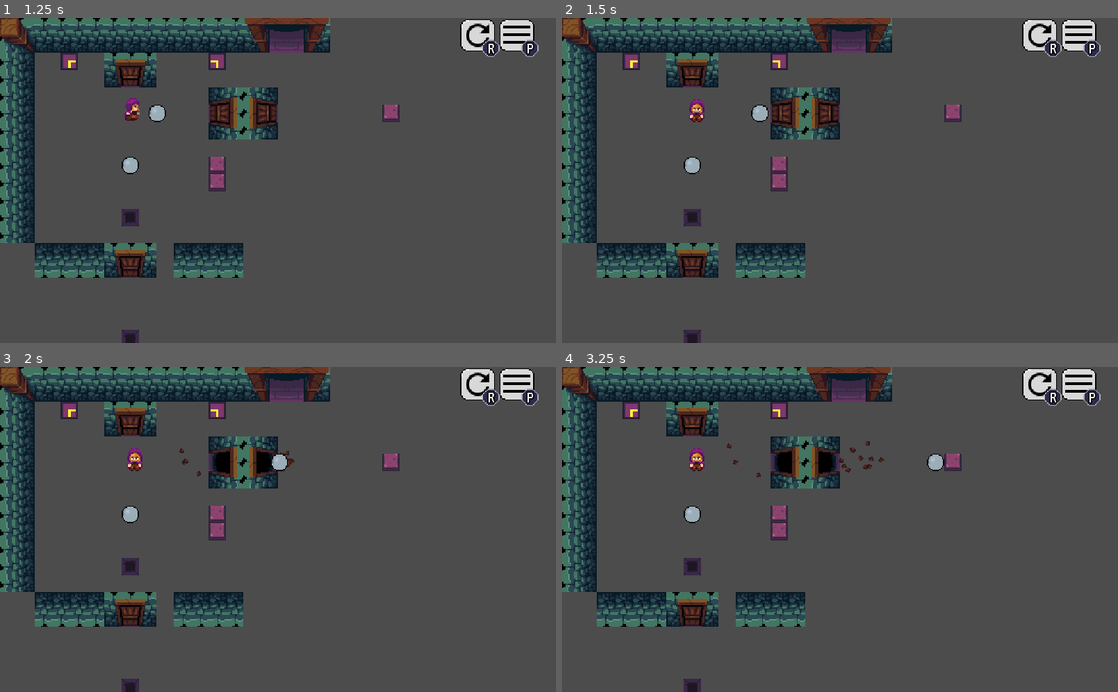
Above: before the commit, frames 1-4 (two rows, left to right).
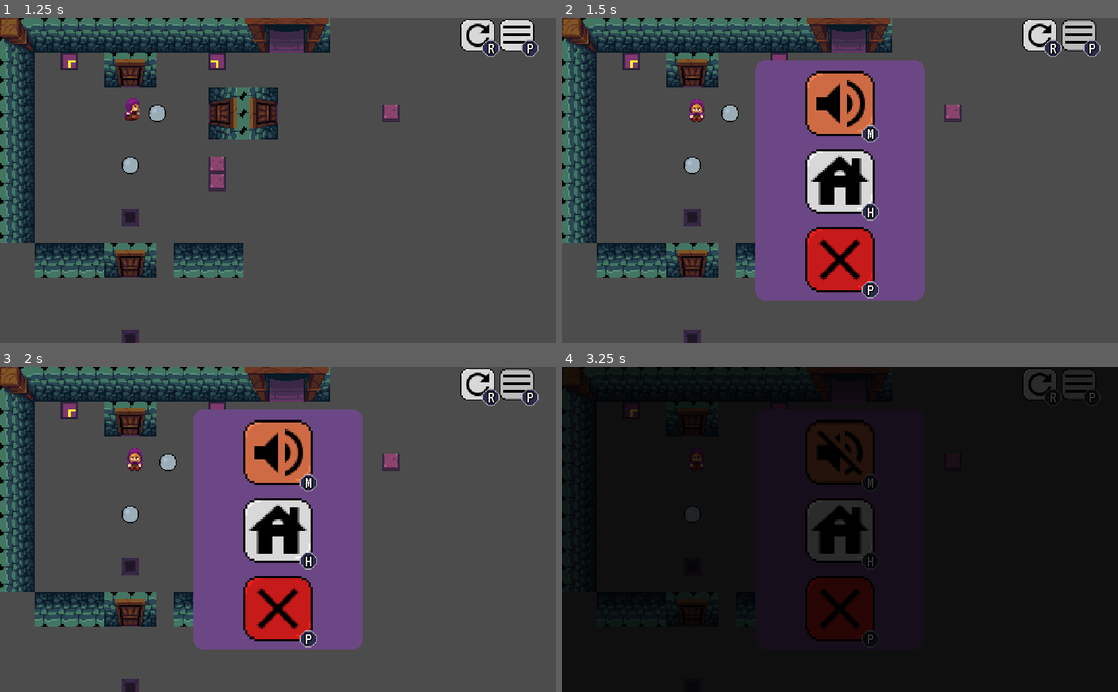
Above: after the commit, the same moments.

Repository: bc5g15/rock-push
Game: Godot game, scene res://Debug.tscn
Two runs of this game, one before a commit and one after it. Both use one fixed random seed, a clock stepped at 60 frames per second and the inputs below.
Inputs (mouse positions are in pixels of both pictures, inside the frame that each line leads up to):
- Up to frame 1 (1.25 s): tap Enter (ui_accept) at 0.5, 0.77 s; hold D (right) from 0.53 s (still down)
- Up to frame 2 (1.5 s): release D (right) at 1.25 s; click (1079, 34) at 1.25 s
- Up to frame 3 (2 s): no input
- Up to frame 4 (3.25 s): click (840, 451) at 2.02 s; click (840, 529) at 2.77 s

Frame 1 is identical in both runs. In frame 2, 23% of the frame differs, in the area x 28-97%, y 0-87%; in frame 3, 23%; in frame 4, 99%, in the area x 0-100%, y 0-100%.

Commit message:
Stopped fade controller from blocking mouse input

Diff:
--- a/Experiments/FadeController.tscn
+++ b/Experiments/FadeController.tscn
@@ -18,8 +18,7 @@
 "values": [ Color( 0, 0, 0, 1 ), Color( 0, 0, 0, 0 ) ]
 }
 
-[sub_resource type="Animation" id=1]
-resource_name = "FadeOut"
+[sub_resource type="Animation" id=2]
 length = 0.5
 tracks/0/type = "value"
 tracks/0/path = NodePath("ColorRect:color")
@@ -41,12 +40,13 @@
 [node name="ColorRect" type="ColorRect" parent="."]
 anchor_right = 1.0
 anchor_bottom = 1.0
+mouse_filter = 2
 color = Color( 0, 0, 0, 0 )
 __meta__ = {
 "_edit_use_anchors_": false
 }
 
 [node name="AnimationPlayer" type="AnimationPlayer" parent="."]
-anims/FadeIn = SubResource( 2 )
-anims/FadeOut = SubResource( 1 )
+anims/FadeIn = SubResource( 1 )
+anims/FadeOut = SubResource( 2 )
 [connection signal="animation_finished" from="AnimationPlayer" to="." method="_on_AnimationPlayer_animation_finished"]
Not shown: 1 places in Experiments/FadeController.tscn that only renumber resources
